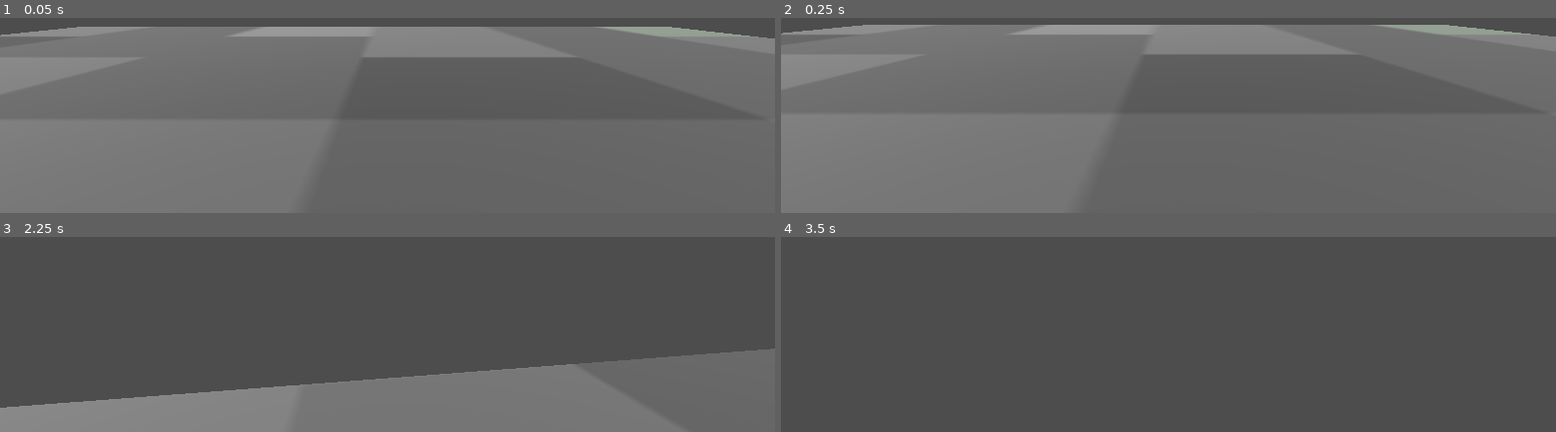
Above: before the commit, frames 1-4 (two rows, left to right).
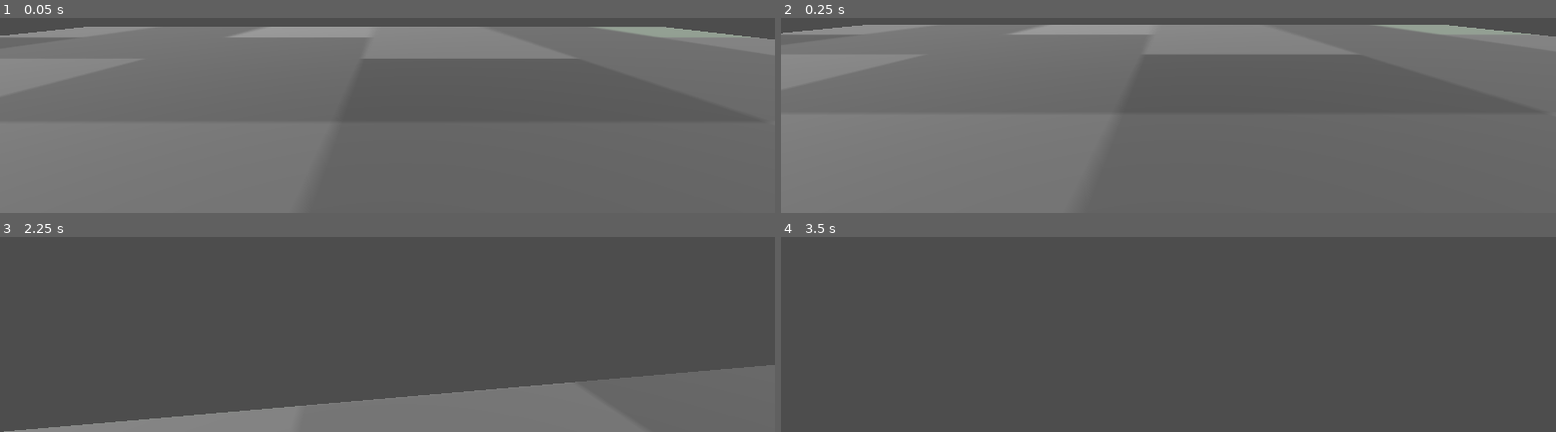
Above: after the commit, the same moments.

Repository: ExoticCatalyst/Minecraft-inspired-game
Game: Godot game, scene res://node_3d.tscn
The game is run twice, just before and just after one commit, with the same random seed, the same clock (stepped at 60 frames per second) and the same inputs.
Inputs (mouse positions are in pixels of both pictures, inside the frame that each line leads up to):
- Up to frame 1 (0.05 s): no input
- Up to frame 2 (0.25 s): no input
- Up to frame 3 (2.25 s): tap Enter at 0.5 s; move the mouse to (outside the picture) at 0.52 s; hold E 0.53-1.28 s; hold W (up) from 0.53 s (still down); tap Q at 0.8, 1.35 s; move the mouse to (outside the picture) at 1.27 s; tap E at 1.55 s; move the mouse to (outside the picture) at 2.02 s; hold Space (space) from 2.03 s (still down)
- Up to frame 4 (3.5 s): keep holding W (up); tap Q at 2.3 s; move the mouse to (outside the picture) at 2.77 s; release Space (space) at 2.78 s; tap E at 2.85 s

The runs differ from the first frame. In frame 1, 0.4% of the frame differs, in the area x 0-100%, y 4-21%; in frame 2, less than 0.1%; in frame 3, 10%, in the area x 0-100%, y 57-100%; in frame 4, nothing differs.

Commit message:
Character Controller

Diff:
--- a/node_3d.tscn
+++ b/node_3d.tscn
@@ -1,7 +1,7 @@
 [gd_scene load_steps=8 format=3 uid="uid://clkxv1amwrr48"]
 
 [ext_resource type="Texture2D" uid="uid://qfv41j6ksefo" path="res://stone.png" id="1_eevto"]
-[ext_resource type="Script" path="res://CharacterController.gd" id="2_7485g"]
+[ext_resource type="Script" path="res://scripts/CharacterController.gd" id="2_7485g"]
 
 [sub_resource type="BoxMesh" id="BoxMesh_ho6gn"]
 
--- a/project.godot
+++ b/project.godot
@@ -46,7 +46,17 @@
 "events": [Object(InputEventKey,"resource_local_to_scene":false,"resource_name":"","device":-1,"window_id":0,"alt_pressed":false,"shift_pressed":false,"ctrl_pressed":false,"meta_pressed":false,"pressed":false,"keycode":0,"physical_keycode":32,"key_label":0,"unicode":32,"echo":false,"script":null)
 ]
 }
+Shift={
+"deadzone": 0.5,
+"events": [Object(InputEventKey,"resource_local_to_scene":false,"resource_name":"","device":-1,"window_id":0,"alt_pressed":false,"shift_pressed":false,"ctrl_pressed":false,"meta_pressed":false,"pressed":false,"keycode":0,"physical_keycode":4194325,"key_label":0,"unicode":0,"echo":false,"script":null)
+]
+}
+Space={
+"deadzone": 0.5,
+"events": [Object(InputEventKey,"resource_local_to_scene":false,"resource_name":"","device":-1,"window_id":0,"alt_pressed":false,"shift_pressed":false,"ctrl_pressed":false,"meta_pressed":false,"pressed":false,"keycode":0,"physical_keycode":32,"key_label":0,"unicode":32,"echo":false,"script":null)
+]
+}
 
 [physics]
 
-3d/default_gravity=22.0
+3d/default_gravity=9.235
--- a/scripts/cam-controller.gd
+++ /dev/null
@@ -1,52 +0,0 @@
-extends Camera3D
-
-var MOVE_SPEED = 4.0
-var rot = Vector3()
-
-# Called when the node enters the scene tree for the first time.
-func _ready():
-	pass # Replace with function body.
-
-# Called every frame. 'delta' is the elapsed time since the previous frame.
-func _process(delta):
-	var move_vec = Vector3(0, 0, 0)
-
-	if Input.is_key_pressed(KEY_W):
-		move_vec.z = -1.0
-
-	if Input.is_key_pressed(KEY_S):
-		move_vec.z = 1.0
-
-	if Input.is_key_pressed(KEY_A):
-		move_vec.x = -1.0
-
-	if Input.is_key_pressed(KEY_D):
-		move_vec.x = 1.0
-
-	if Input.is_key_pressed(KEY_E):
-		move_vec.y = 1.0
-
-	if Input.is_key_pressed(KEY_Q):
-		move_vec.y = -1.0
-
-	translate_object_local(move_vec * MOVE_SPEED * delta)
-	rotation = Vector3()
-	rotate_x(rot.x)
-	rotate_y(rot.y)
-
-var mouse_start_pos = Vector2()
-
-func _input(event):
-	if event is InputEventMouseButton:
-		if event.button_index == MOUSE_BUTTON_RIGHT:
-			if event.pressed:
-				mouse_start_pos = event.position
-				Input.mouse_mode = Input.MOUSE_MODE_CAPTURED
-			else:
-				Input.mouse_mode = Input.MOUSE_MODE_VISIBLE
-				get_viewport().warp_mouse(mouse_start_pos)
-
-	if event is InputEventMouseMotion:
-		if Input.is_mouse_button_pressed(MOUSE_BUTTON_RIGHT):
-			rot.x += event.relative.y / -100.0
-			rot.y += event.relative.x / -100.0
Renamed: CharacterController.gd -> scripts/CharacterController.gd
